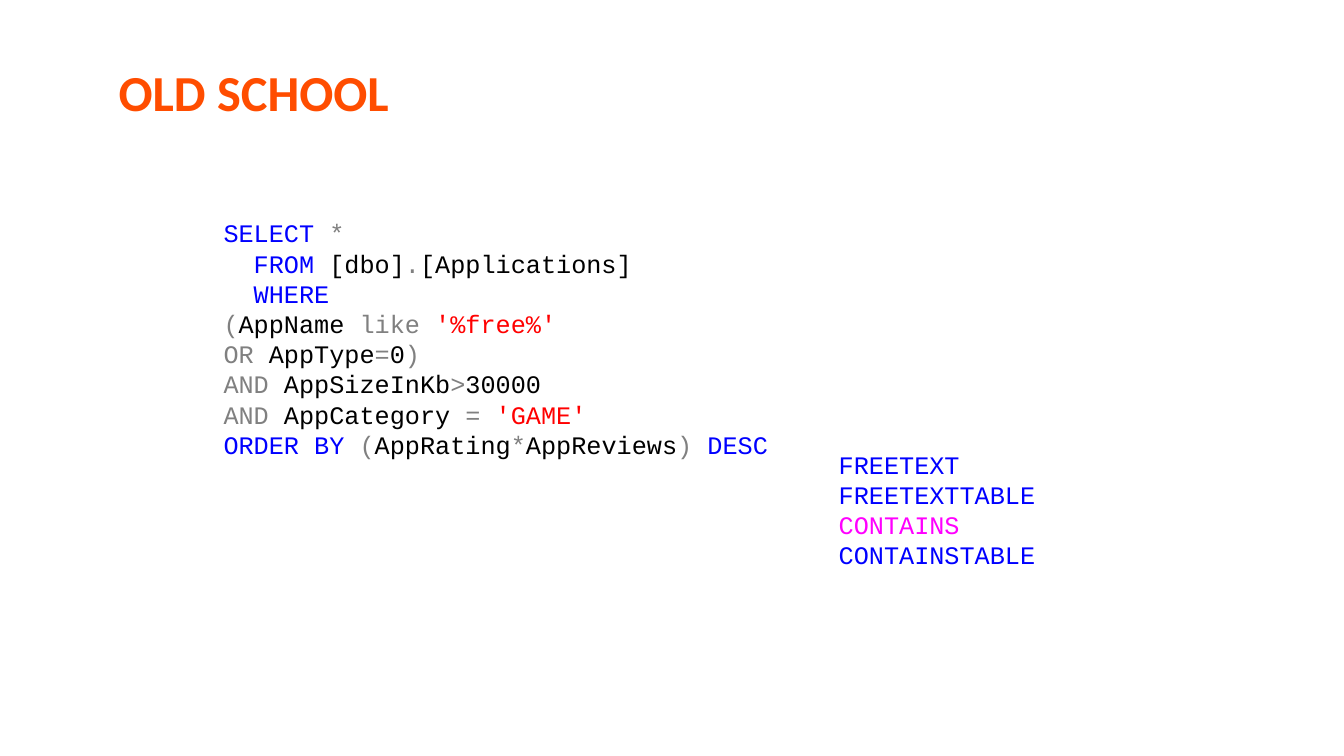
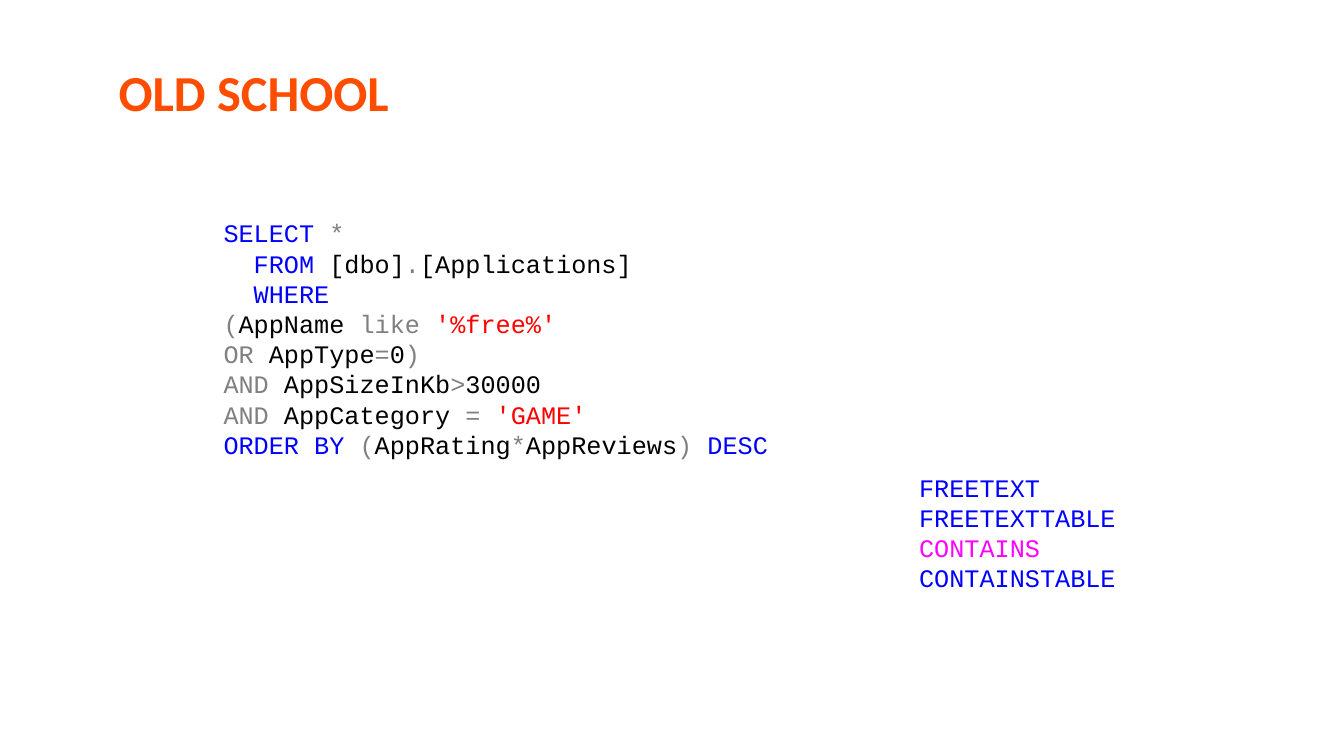
Before and after one commit to childotg/Events.2019, a slide deck: slide 4 of 191203 - ESPC @Prague/T30 - Full-Text Search with Azure Search and SQL Database.pptx. Drawn at 1344x756 pixels with LibreOffice and Linux fonts; fonts in the diff are those of the drawing; background and template pictures are left out. Boxes give left, top, right and bottom in pixels: in the first picture for what was removed or moved away, otherwise in the second. Text is boxed around its words. In the diff, an @@ line names an element or a change of style, - is before the commit and + after.

Commit message:
ppt minor fix

```diff
--- a/191203 - ESPC @Prague/T30 - Full-Text Search with Azure Search and SQL Database.pptx
+++ b/191203 - ESPC @Prague/T30 - Full-Text Search with Azure Search and SQL Database.pptx
@@ text "FREETEXT": place and size @@
-text "FREETEXT" at box(839, 457, 1036, 565)
+text "FREETEXT" at box(919, 480, 1116, 588)
```
